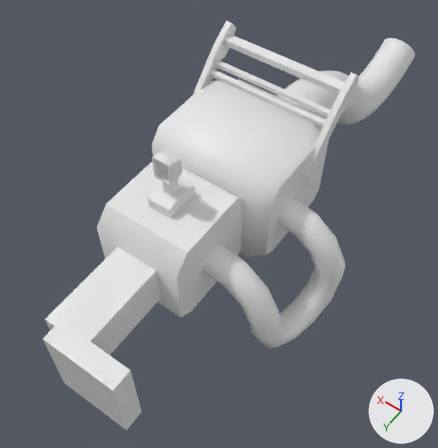
Two versions of the FBX model Assets/Tests/Arma_simple_a_Canon.FBX, one commit apart.
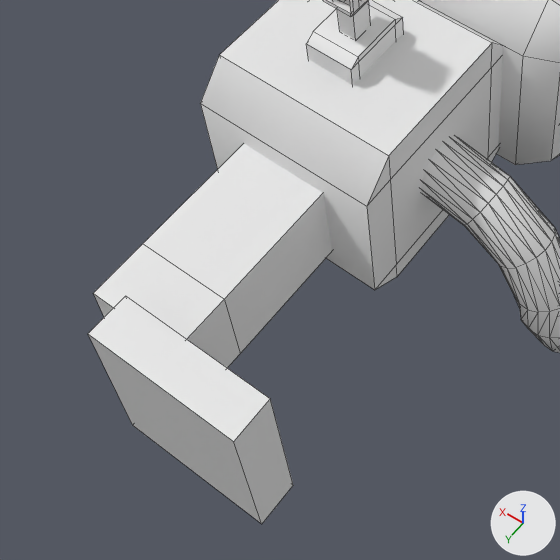
Old and new are each drawn whole from a 50 mm camera at (-3.54, 2.54, 6.58) aimed at (0.27, -2.79, -1.8) and again close up on the part from 0% to 62% of the width and 40% to 100% of the height. Arrows for +X, +Y and +Z are at lower right; the lights stay in place. The close-ups show mesh edges as thin lines. Where no turn or scale is listed for an object, it has been applied to the vertices.
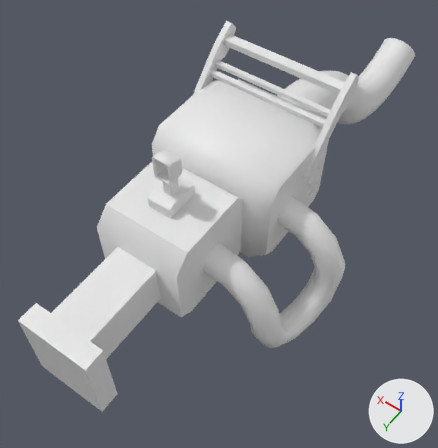
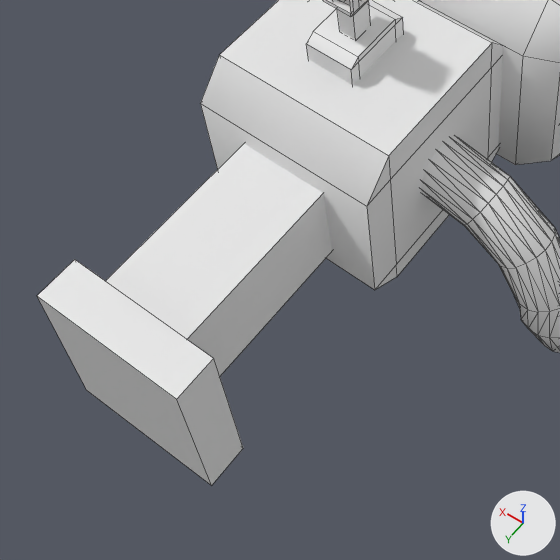
What differs and where, as boxes [x1, y1, x2, y2] in the close-ups (560 x 560 px):
'Box031', reshaped: before [93, 144, 332, 368]; after [106, 144, 332, 376]
'Box030', moved: before [88, 296, 293, 524]; after [37, 260, 243, 486]
part 1 of me_mesh_017, cut back: before [94, 144, 324, 368]; after [106, 144, 324, 376]

The edits, one by one:
me_mesh_017 is used by ob_box031; location (0.456, -0.226, -0.59).
me_mesh_017 had 16 vertices, 14 faces and spanned x -0.68..0.0, y -0.96..0.96, z -0.36..0.36.
me_mesh_017 now has 8 vertices, 6 faces and spans x -0.68..0.0, y -0.96..0.96, z -0.36..0.36.
Part 1, on me_mesh_017:
8 vertices are removed from x -0.68..0.0, y -0.56..0.52, z -0.36..0.36.
12 faces are deleted.
4 new faces join them.
Object 'Box030' (ob_box030) moves from (-0.402, 0.841, -0.653) to (0.023, 0.841, -0.653).
